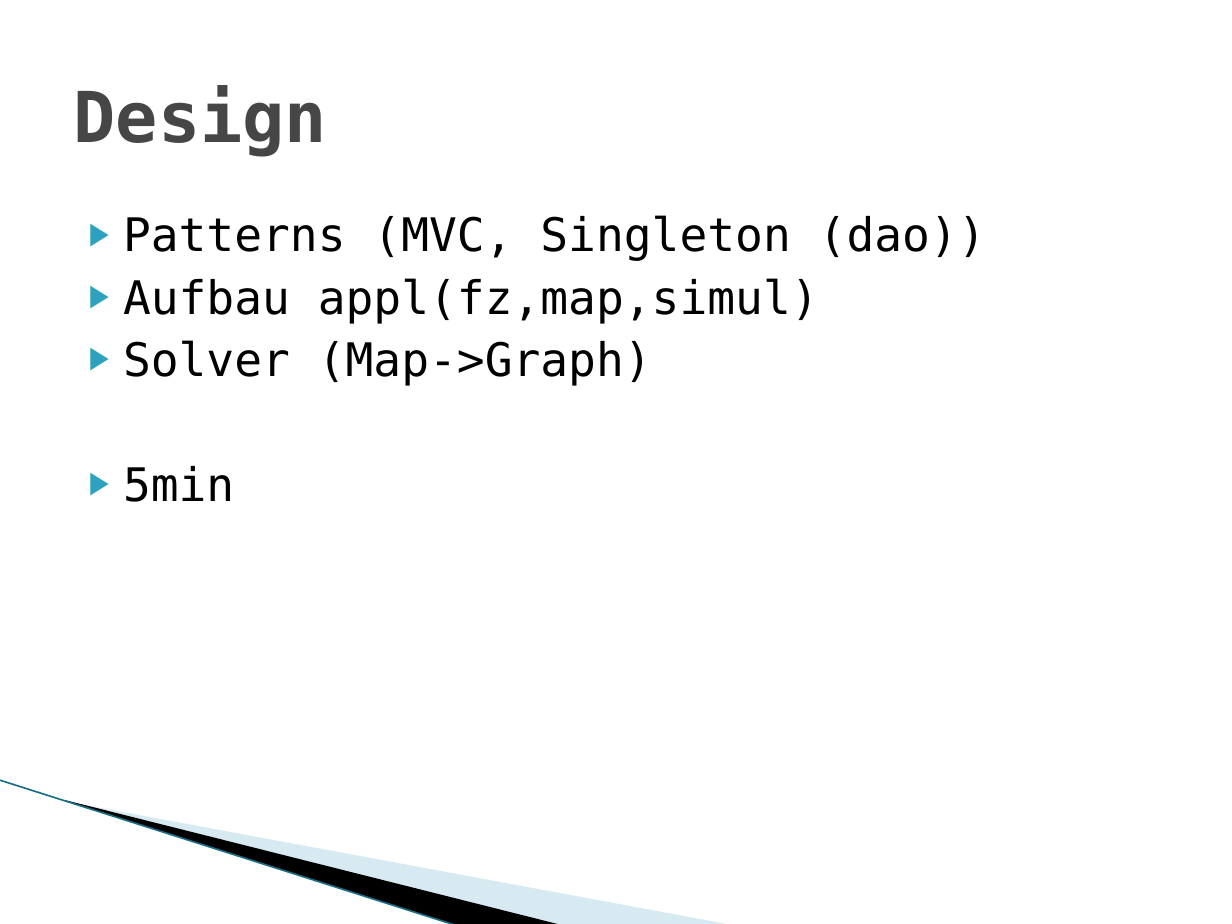
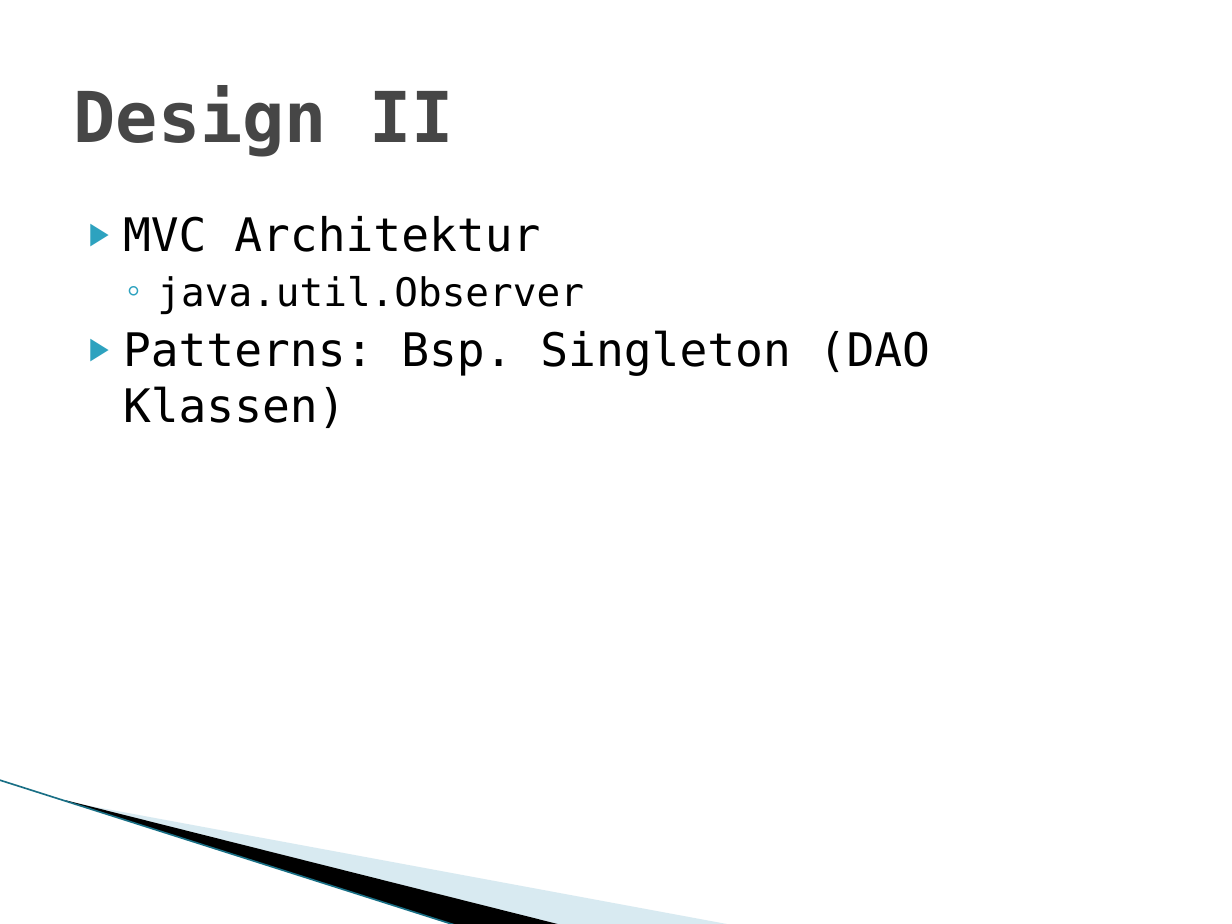
Before and after one commit to adrianbaertschi/TravelPlanner, a slide deck: slide 8 of doc/Travelplaner.pptx (slide 7 before the commit). Drawn at 1232x924 pixels with LibreOffice and Linux fonts; fonts in the diff are those of the drawing; background and template pictures are left out. Boxes give left, top, right and bottom in pixels: in the first picture for what was removed or moved away, otherwise in the second. Text is boxed around its words. In the diff, an @@ line names an element or a change of style, - is before the commit and + after.

Commit message:
Updated presentation

```diff
--- a/doc/Travelplaner.pptx
+++ b/doc/Travelplaner.pptx
@@ title at [74, 85, 453, 157]: text changed @@
-Design
+Design II
@@ text at [123, 216, 930, 376]: text changed @@
-▶ Patterns (MVC, Singleton (dao))
-▶ Aufbau appl(fz,map,simul)
-▶ Solver (Map->Graph)
-▶ 5min
+▶ MVC Architektur
+  ◦ java.util.Observer
+▶ Patterns: Bsp. Singleton (DAO Klassen)
```
Also in this commit, not shown: 2 other slides changed, 3 slides added, 1 slide removed.
